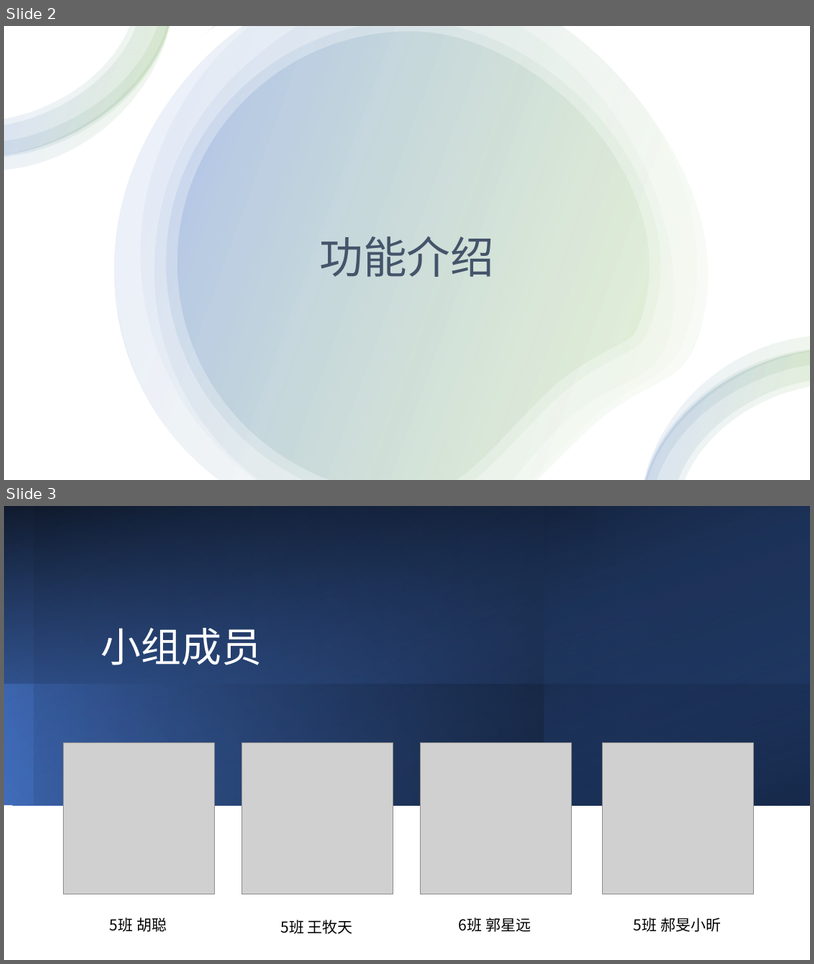
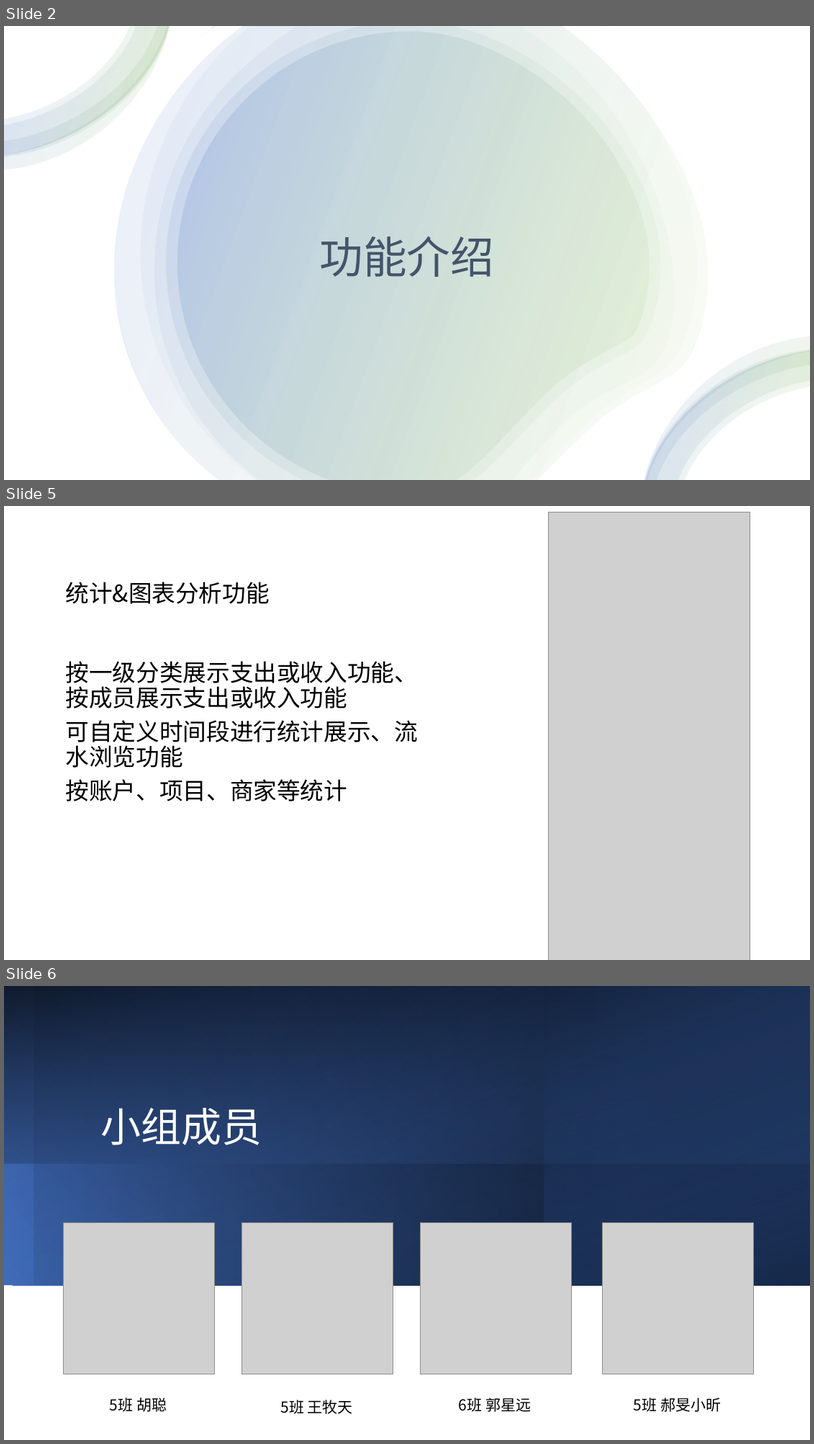
Before and after one commit to EmiseSam/Software-Engineering-2020Fall-iAccount, a slide deck: keynote/结题KeyNote.pptx. Shown one above the other, each under a label of ours: slides 2 and 3 before the commit, slides 2, 5 and 6 after it; the slides between them are not shown. The pictures are 814x964 and 814x1444 pixels, drawn with LibreOffice and Linux fonts; fonts in the diff are those of the drawing; grey boxes stand for pictures. Boxes give left, top, right and bottom in pixels: in the first picture for what was removed or moved away, otherwise in the second. Text is boxed around its words. In the diff, an @@ line names an element or a change of style, - is before the commit and + after.

```diff
--- a/keynote/结题KeyNote.pptx
+++ b/keynote/结题KeyNote.pptx
@@ slide 5 added at (4, 506, 810, 960), background #FFFFFF @@
@@ picture added at (548, 512, 750, 960) @@
@@ title added at (66, 582, 270, 604), 28 pt, text #000000 @@
+统计&图表分析功能
@@ text added at (66, 661, 418, 801), 28 pt, text #000000 @@
+按一级分类展示支出或收入功能、按成员展示支出或收入功能
+可自定义时间段进行统计展示、流水浏览功能
+按账户、项目、商家等统计
@@ what was slide 3 is now slide 6 @@
```
Also in this commit, not shown: 2 other slides added, 5 other files.
